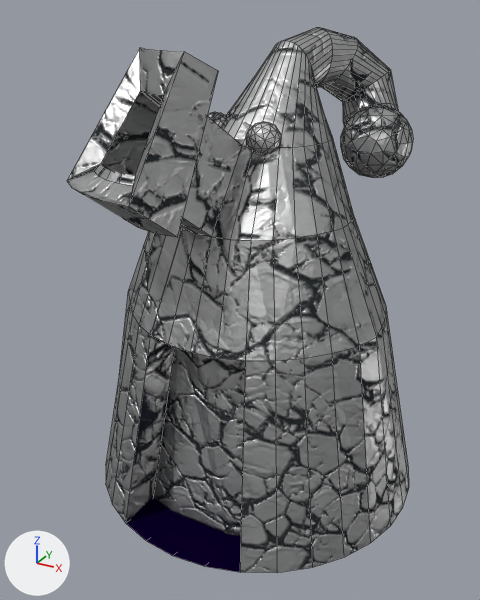
An edit to the Blender file Assets/Models/Buildings/SlimeHouse.blend, drawn before and after from the same camera.
The view is the same before and after, from a 50 mm camera at (6.32, -12.37, 10.44) aimed at (-0.24, -0.44, 4.48). The lights are fixed; the arrows at lower left show +X, +Y and +Z. Mesh edges are drawn as thin lines.
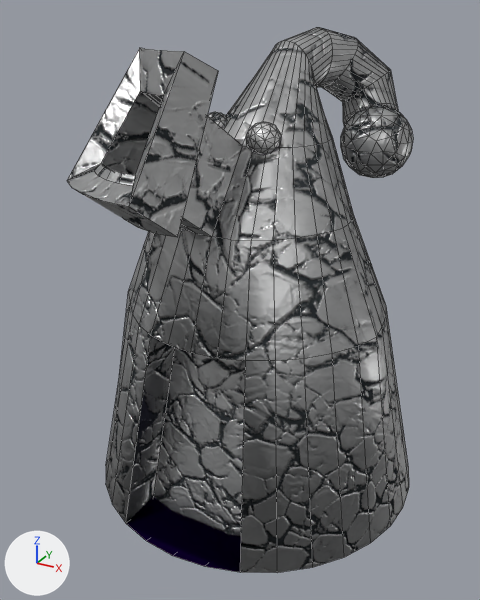
The change, as a list of edits to the scene's bpy script:
```text
Change me_circle:
    used by ob_circle; location = (0.0, 0.0, 0.0); scale = (3.78, 3.78, 3.78)
    verts and faces of me_circle; kept vertices keep their numbers, new ones are numbered from 692
    before: 53 (0.74, -0.3, 1.17) at pixel (359, 346)
    remove me_circle.from_pydata(...)  # 692 vertices, 894 faces; spans x -1.0..1.0, y -1.05..1.01, z -0.06..2.66
    add me_circle.from_pydata(...)  # 634 vertices, 781 faces; spans x -1.0..1.0, y -1.05..1.01, z -0.06..2.66
    me_circle part 1
    56 vertices are removed from x -0.4..0.34, y -0.76..0.47, z 1.15..2.11
    168 faces are deleted
    16 new faces join them
    40 new faces join them, smooth
    me_circle part 2
    add verts[53] = (0.74, -0.3, 1.17)  # moved, pixel (358, 345)
    me_circle part 3: 687 kept faces spanning x -1.0..1.0, y -1.0..1.01, z -0.06..2.66 are now shaded smooth
```

Changed parts and their boxes [x1, y1, x2, y2] in the pictures (480 x 600 px; the box of a moved part takes in the faces that stretch with it):
part 1 of me_circle, cut back: [151, 40, 332, 361] in both
part 2 of me_circle, moved or reshaped: [317, 228, 391, 557] in both
part 3 of me_circle, shading changed: [106, 39, 413, 573] in both
